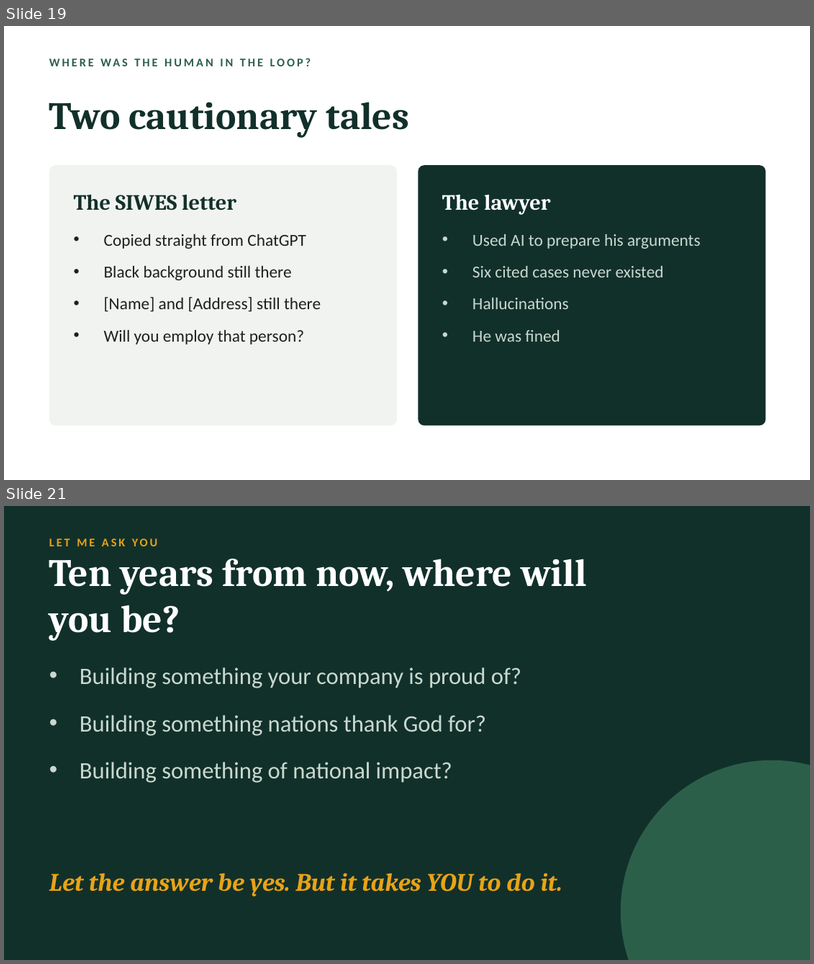
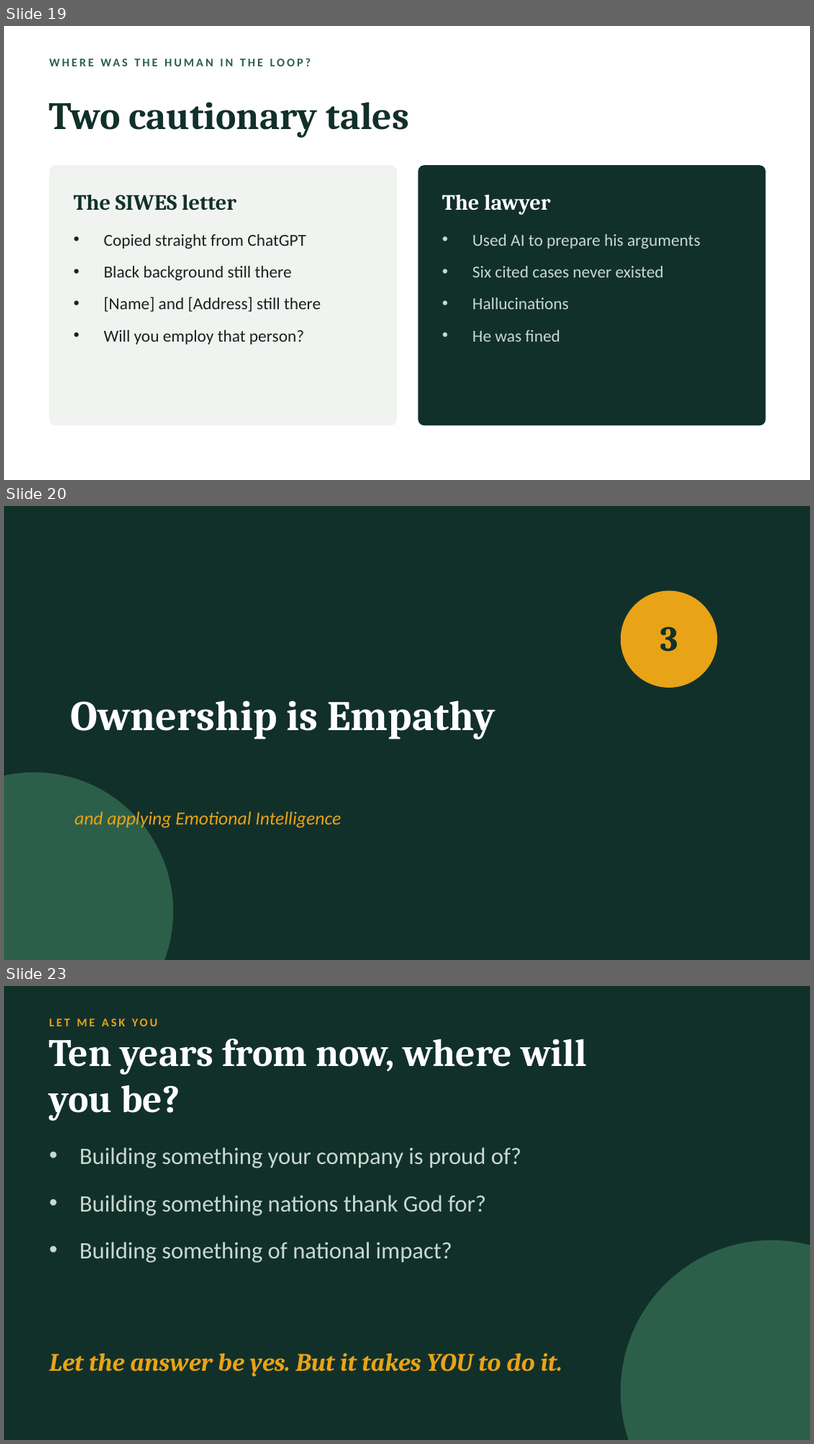
Before and after one commit to RAINigeria/study, a slide deck: iesa.pptx. Shown one above the other, each under a label of ours: slides 19 and 21 before the commit, slides 19, 20 and 23 after it; the slides between them are not shown. The pictures are 814x964 and 814x1444 pixels, drawn with LibreOffice and Linux fonts; fonts in the diff are those of the drawing. Boxes give left, top, right and bottom in pixels: in the first picture for what was removed or moved away, otherwise in the second. Text is boxed around its words. In the diff, an @@ line names an element or a change of style, - is before the commit and + after.

```diff
--- a/iesa.pptx
+++ b/iesa.pptx
@@ slide 20 added at <box>4,506,810,960</box>, background #12302A @@
@@ ellipse added at <box>621,591,718,687</box>, fill #E8A317 @@
@@ text added at <box>661,626,679,651</box>, 42 pt, text #12302A, bold @@
+3
@@ text added at <box>70,700,496,739</box>, 50 pt, text #FFFFFF, bold @@
+Ownership is Empathy
@@ ellipse added at <box>4,772,173,960</box>, fill #2C5F4A @@
@@ text added at <box>75,809,341,829</box>, 22 pt, text #E8A317, italic @@
+and applying Emotional Intelligence
@@ what was slide 21 is now slide 23 @@
```
Also in this commit, not shown: 16 slides changed, 1 other slide added, 1 other file.
